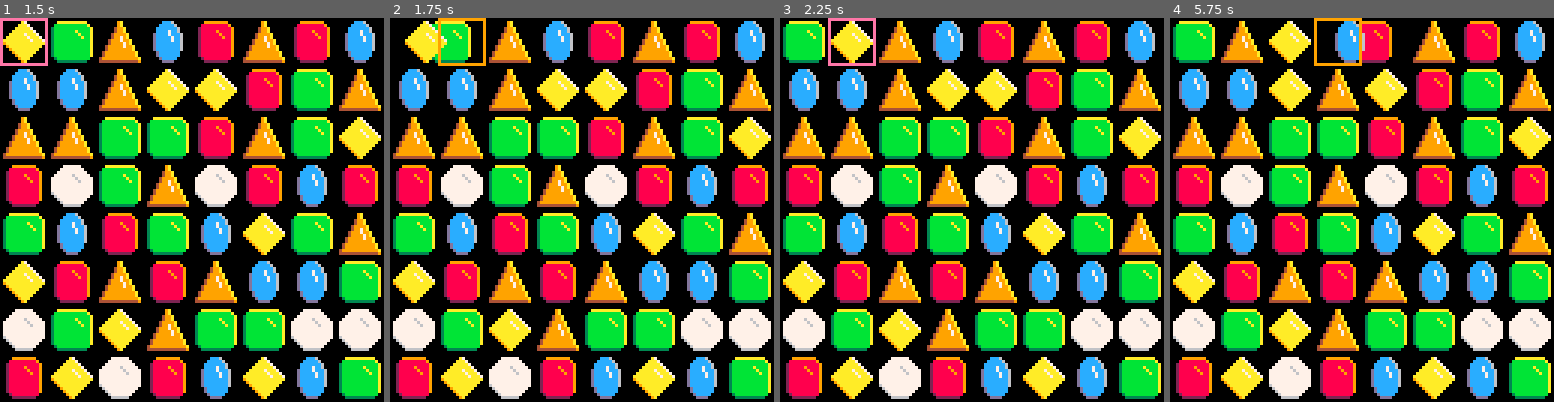
Above: before the commit, frames 1-4 (left to right).
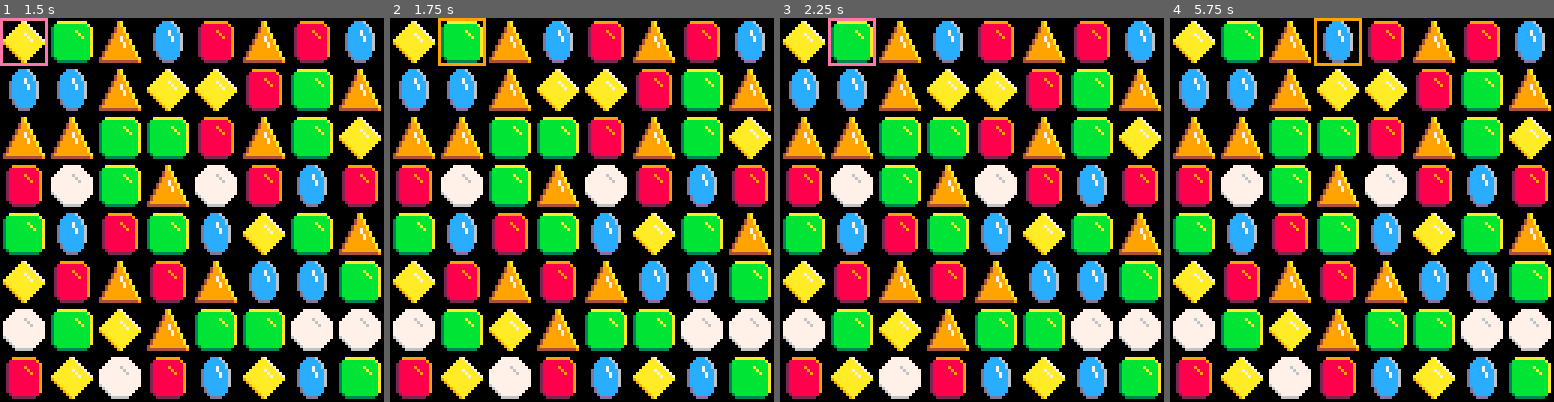
Above: after the commit, the same moments.

Repository: LuosRestil/pico8
Game: PICO-8 cartridge match3/match3.p8
The game is run twice, just before and just after one commit, with the same random seed, the same clock (stepped at 60 frames per second) and the same inputs.
Inputs:
- Up to frame 1 (1.5 s): tap O (Z key) at 0.7 s
- Up to frame 2 (1.75 s): hold Right from 1.6 s (still down); tap O (Z key) at 1.7 s
- Up to frame 3 (2.25 s): release Right at 2.1 s; tap O (Z key) at 2.1 s; hold Up from 2.15 s (still down)
- Up to frame 4 (5.75 s): release Up at 2.42 s; hold Right 2.47-3.03 s; tap O (Z key) every 0.4 s from 2.5 to 5.7 s; hold Left 3.08-3.58 s; hold Down 3.63-3.97 s; hold Right 4.02-4.68 s; hold Up 4.73-5.03 s; hold Left 5.08-5.68 s; hold Down from 5.73 s (still down)

Frame 1 is identical in both runs. In frame 2, 1.2% of the frame differs, in the area x 0-25%, y 0-12%; in frame 3, 2.2%; in frame 4, 6.1%, in the area x 0-61%, y 0-25%.

Commit message:
match3 no moves without matching

Diff:
--- a/match3/match3.p8
+++ b/match3/match3.p8
@@ -116,13 +116,19 @@
 		local aj=jgrid[a[2]+1][a[1]+1]
 		local bj=jgrid[b[2]+1][b[1]+1]
 		aj.sprite,bj.sprite=bj.sprite,aj.sprite
-		if a[1]~=b[1] then
-			aj.offset[1]=jsize*sgn(b[1]-a[1])
-			bj.offset[1]=jsize*sgn(a[1]-b[1])
-		end
-		if a[2]~=b[2] then
-			aj.offset[2]=jsize*sgn(b[2]-a[2])
-			bj.offset[2]=jsize*sgn(a[2]-b[2])
+
+		if not has_matches() then
+			aj.sprite,bj.sprite=bj.sprite,aj.sprite
+		else
+			-- set anim offsets
+			if a[1]~=b[1] then
+				aj.offset[1]=jsize*sgn(b[1]-a[1])
+				bj.offset[1]=jsize*sgn(a[1]-b[1])
+			end
+			if a[2]~=b[2] then
+				aj.offset[2]=jsize*sgn(b[2]-a[2])
+				bj.offset[2]=jsize*sgn(a[2]-b[2])
+			end
 		end
 	end
 	selected=nil
@@ -186,6 +192,7 @@
 		jgrid[tn[1]][tn[2]]=nil
 	end
 
+	--fill nils from above
 	for c=1,8 do
 		local offset=0
 		for r=8,1,-1 do
@@ -198,6 +205,7 @@
 				jgrid[r+offset][c]=jewel
 			end
 		end
+		--add new pieces
 		for r=1,offset do
 			jgrid[r][c]={
 				sprite=rnd(jspr),
@@ -206,12 +214,53 @@
 		end
 	end
 end
+
+function has_matches()
+	for r=1,8 do
+		local last=nil
+		local ct=0
+		for c=1,8 do
+			local j=jgrid[r][c]
+			if j.sprite==last then
+				ct+=1
+			else
+				if ct>2 then
+					return true
+				end
+				last=j.sprite
+				ct=1
+			end
+		end
+		if ct>2 then
+			return true
+		end
+	end
+	for c=1,8 do
+		local last=nil
+		local ct=0
+		for r=1,8 do
+			local j=jgrid[r][c]
+			if j.sprite==last then
+				ct+=1
+			else
+				if ct>2 then
+					return true
+				end
+				last=j.sprite
+				ct=1
+			end
+		end
+		if ct>2 then
+			return true
+		end
+	end
+
+	return false
+end
 -->8
 --todo
 --[[
 
-+ only allow swaps that match
-+ reset board on no moves
 + better dropping animation
 + particles
 + use floodfill for match
@@ -222,7 +271,11 @@
   than 3)
 + scoring
 + title screen
-
++ reset board on no moves
+	- make all possible swaps,
+	  calling has_matches after
+	  each. if false for all,
+	  reset board
 ]]
 __gfx__
 00000000000a700000ccc7008999999900777700000e70000aaaaaa0000000000000000000000000000000000000000000000000000000000000000000000000
